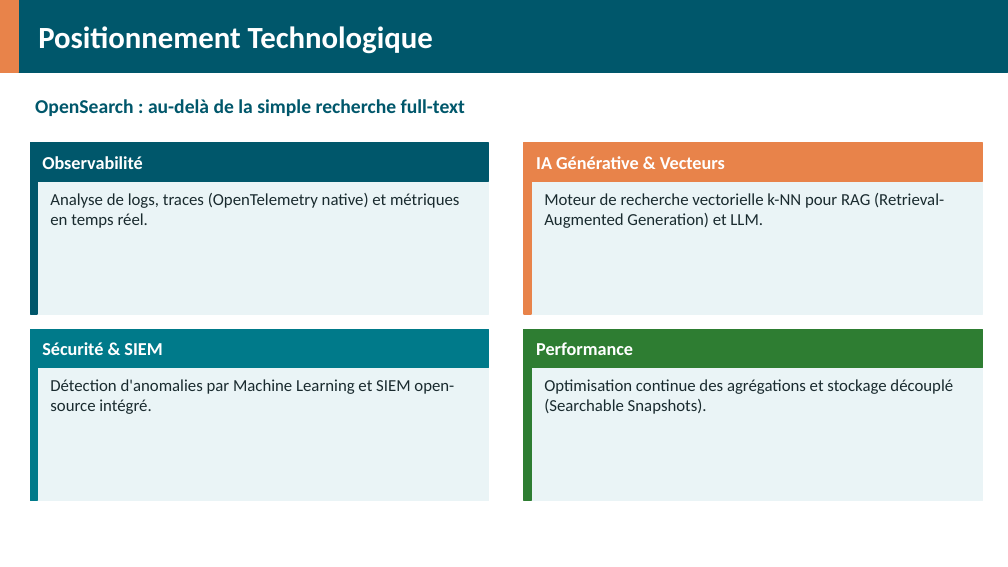
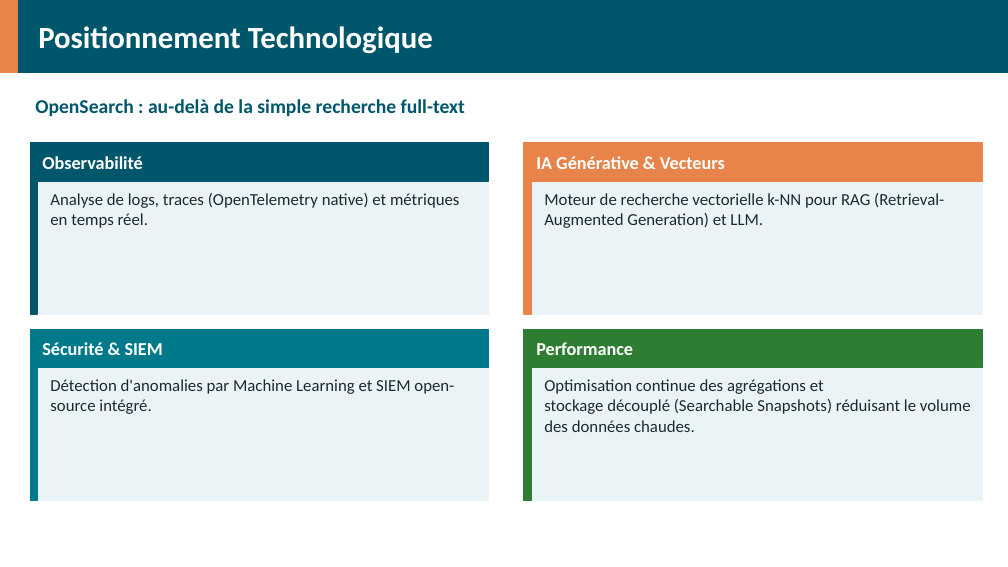
Before and after one commit to dthibau/opensearch, a slide deck: slide 9 of opensearch.pptx (slide 8 before the commit). Drawn at 1008x567 pixels with LibreOffice and Linux fonts; fonts in the diff are those of the drawing. Boxes give left, top, right and bottom in pixels: in the first picture for what was removed or moved away, otherwise in the second. Text is boxed around its words. In the diff, an @@ line names an element or a change of style, - is before the commit and + after.

```diff
--- a/opensearch.pptx
+++ b/opensearch.pptx
@@ text at bbox=[544, 379, 971, 432]: text changed @@
-Optimisation continue des agrégations et stockage découplé (Searchable Snapshots).
+Optimisation continue des agrégations et
+stockage découplé (Searchable Snapshots) réduisant le volume des données chaudes.
```
Also in this commit, not shown: 54 other slides changed, 130 slides added, 8 slides removed, 50 other files.
